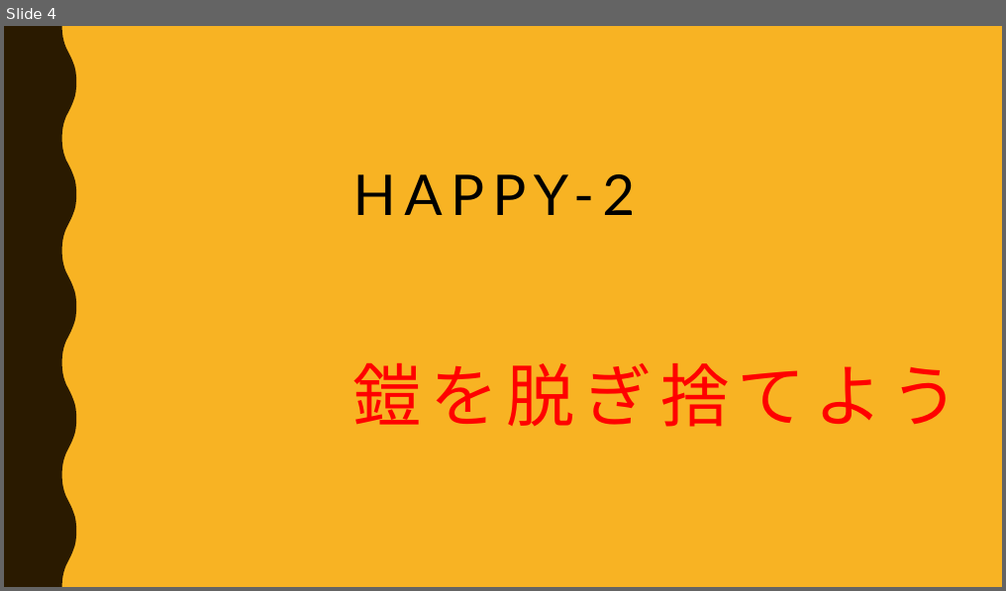
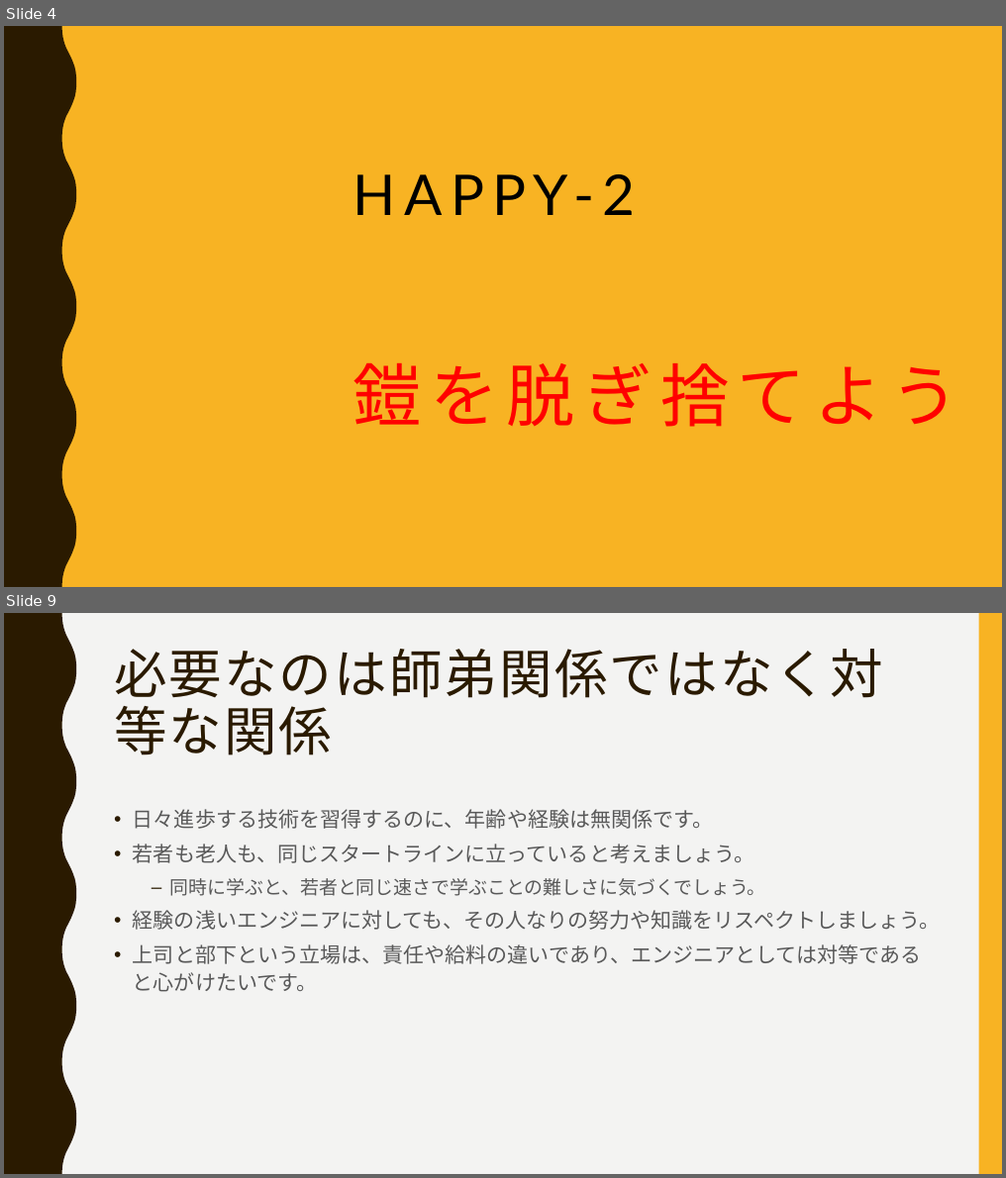
Before and after one commit to ssa-study/documents, a slide deck: HappyEngineer_part2.pptx. Shown one above the other, each under a label of ours: slide 4 before the commit, slides 4 and 9 after it; the slides between them are not shown. The pictures are 1006x591 and 1006x1178 pixels, drawn with LibreOffice and Linux fonts; fonts in the diff are those of the drawing. Boxes give left, top, right and bottom in pixels: in the first picture for what was removed or moved away, otherwise in the second. Text is boxed around its words. In the diff, an @@ line names an element or a change of style, - is before the commit and + after.

```diff
--- a/HappyEngineer_part2.pptx
+++ b/HappyEngineer_part2.pptx
@@ slide 9 added at (4, 613, 1002, 1174), background #F3F3F2; not listed: 2 template elements that a slide beside it also shows @@
@@ title added at (114, 649, 883, 756), 51 pt, text #2A1A00 @@
+必要なのは師弟関係ではなく対等な関係
@@ text added at (133, 809, 940, 992), 20 pt, text #595959 @@
+• 日々進歩する技術を習得するのに、年齢や経験は無関係です。
+• 若者も老人も、同じスタートラインに立っていると考えましょう。
+  – 同時に学ぶと、若者と同じ速さで学ぶことの難しさに気づくでしょう。
+• 経験の浅いエンジニアに対しても、その人なりの努力や知識をリスペクトしましょう。
+• 上司と部下という立場は、責任や給料の違いであり、エンジニアとしては対等であると心がけたいです。
```
Also in this commit, not shown: 4 slides changed, 4 other slides added, 1 slide removed, 1 other file.
